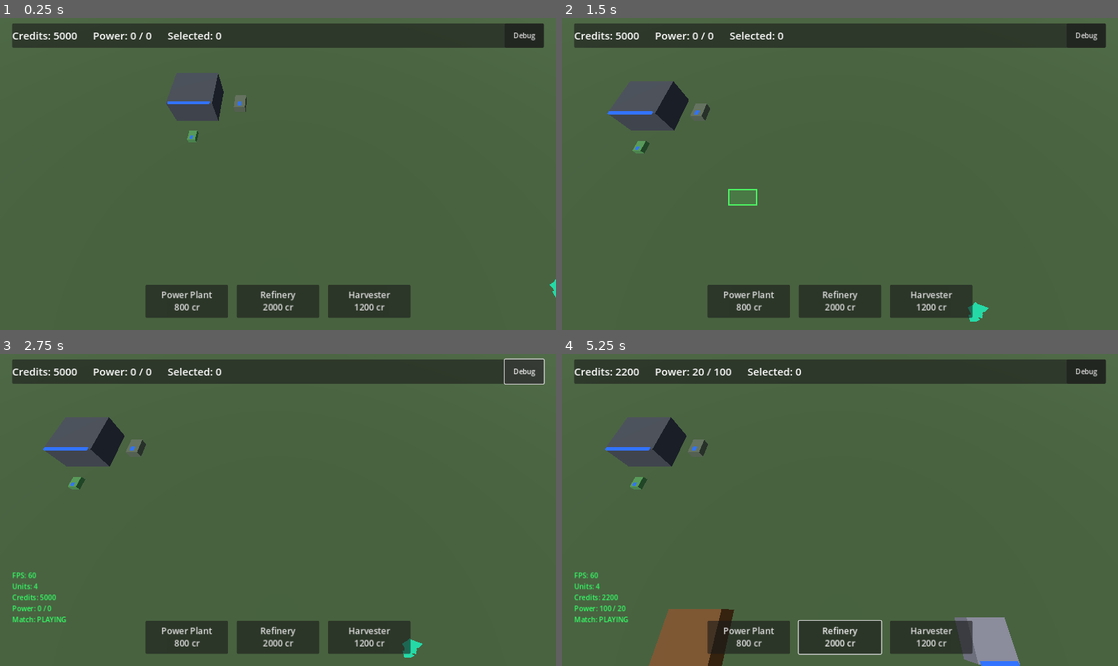
Above: before the commit, frames 1-4 (two rows, left to right).
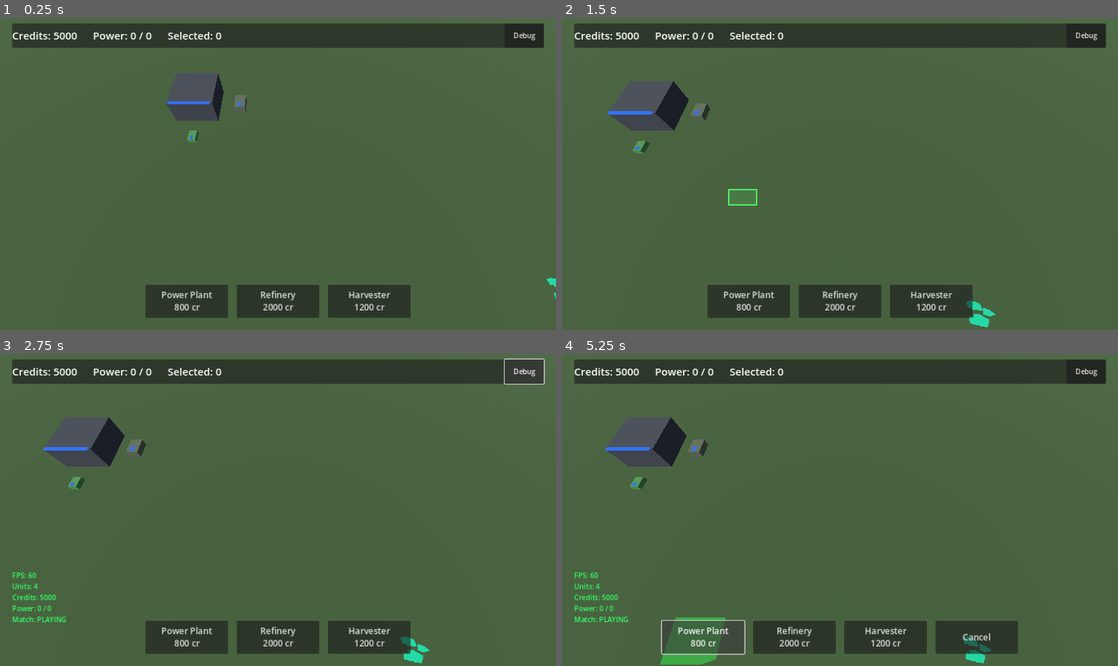
Above: after the commit, the same moments.

Repository: xionams/operation-midnight
Game: Godot game, scene res://main.tscn
Same seed, same stepped clock (60 frames per second), same inputs: the game is played once before the commit and once after it.
Inputs (mouse positions are in pixels of both pictures, inside the frame that each line leads up to):
- Up to frame 1 (0.25 s): no input
- Up to frame 2 (1.5 s): tap Enter at 0.5 s; move the mouse to (962, 158) at 0.52 s; hold D (move_right) 0.53-1.25 s; click (962, 158) at 0.67 s; drag from (728, 189) to (812, 236) at 1.27 s
- Up to frame 3 (2.75 s): click "Debug" at 2 s
- Up to frame 4 (5.25 s): click "Power Plant 800 cr" at 2.75 s; click "Cancel" at 3.5 s; click "Refinery 2000 cr" at 4.25 s; click "Power Plant 800 cr" at 5 s

The runs differ from the first frame. In frame 1, less than 0.1% of the frame differs, in the area x 98-100%, y 83-90%; in frame 2, 0.2%; in frame 3, 0.2%; in frame 4, 5.6%, in the area x 6-83%, y 4-100%.

Commit message:
Stop the Cancel button from placing the building it should abort
BuildingPlacer handled clicks in _input, which runs ahead of the GUI, so
while a placement was active every press was consumed before any HUD
button could see it. Clicking Cancel therefore ran _try_confirm against
the ground under the button: the placement ended, so it looked like
Cancel had worked, but a building had been placed and its cost charged.
The same applied to every other HUD control during placement.

Move click handling to _unhandled_input so the HUD gets first refusal,
and keep only pointer tracking in _input so the ghost still follows the
cursor across the HUD. Placement ordering is preserved - BuildingPlacer
still consumes the click ahead of SelectionManager and RTSCamera.

Adds tests/input_smoke_test.tscn, which drives the real HUD, selection
and placement paths with synthetic input. It caught this bug and covers
build-button placement, cancel, credit deduction, click-select,
box-select and move orders. Run it with:
  godot --path . res://tests/input_smoke_test.tscn

Co-Authored-By: Claude Opus 5 <noreply@anthropic.com>

Diff:
--- a/scripts/buildings/building_placer.gd
+++ b/scripts/buildings/building_placer.gd
@@ -64,6 +64,11 @@
 	add_child(_ghost)
 
 func _input(event: InputEvent) -> void:
+	# Pointer tracking only, so the ghost keeps following the cursor even
+	# as it crosses the HUD. Clicks are deliberately NOT handled here:
+	# _input runs ahead of the GUI, so confirming here would swallow every
+	# press aimed at a HUD button — including Cancel, which would then
+	# quietly place the building and charge for it instead of aborting.
 	if event is InputEventMouseMotion:
 		_pointer_pos = (event as InputEventMouseMotion).position
 	elif event is InputEventScreenDrag:
@@ -71,6 +76,7 @@
 	elif event is InputEventScreenTouch:
 		_pointer_pos = (event as InputEventScreenTouch).position
 
+func _unhandled_input(event: InputEvent) -> void:
 	if active_stats == null:
 		return
 
--- /dev/null
+++ b/tests/input_smoke_test.gd
@@ -0,0 +1,149 @@
+extends Node
+
+## Temporary harness: drives the real HUD/selection/placement paths with
+## synthetic input events. Not part of the game. Lives as a child of an
+## instanced main.tscn so current_scene is genuinely the game scene.
+
+var _main: Node3D
+var _placer: BuildingPlacer
+var _hud: CanvasLayer
+var _fails: Array = []
+
+func _ready() -> void:
+	_main = get_parent()
+	await get_tree().process_frame
+	await get_tree().process_frame
+	print("TEST| current_scene=", get_tree().current_scene.name,
+		" navregion_reachable=", get_tree().current_scene.get_node_or_null("Level/NavRegion") != null)
+	_placer = _main.get_node("BuildingPlacer")
+	_hud = _main.get_node("HUD")
+	await _run()
+	print("TEST| ---- %d failure(s) ----" % _fails.size())
+	for f in _fails:
+		print("TEST| FAIL ", f)
+	print("TEST| DONE")
+	get_tree().quit()
+
+func _check(name: String, cond: bool, detail: String = "") -> void:
+	print("TEST| %-42s %s %s" % [name, "PASS" if cond else "FAIL", detail])
+	if not cond:
+		_fails.append(name + " " + detail)
+
+func _find_button(prefix: String) -> Button:
+	var stack: Array = [_hud]
+	while not stack.is_empty():
+		var n = stack.pop_back()
+		if n is Button and (n as Button).text.begins_with(prefix):
+			return n
+		for c in n.get_children():
+			stack.append(c)
+	return null
+
+func _move(pos: Vector2) -> void:
+	var mm := InputEventMouseMotion.new()
+	mm.position = pos
+	mm.global_position = pos
+	Input.parse_input_event(mm)
+	await get_tree().process_frame
+
+func _click(pos: Vector2) -> void:
+	await _move(pos)
+	for pressed in [true, false]:
+		var e := InputEventMouseButton.new()
+		e.button_index = MOUSE_BUTTON_LEFT
+		e.pressed = pressed
+		e.position = pos
+		e.global_position = pos
+		Input.parse_input_event(e)
+		await get_tree().process_frame
+		await get_tree().process_frame
+
+func _drag(a: Vector2, b: Vector2) -> void:
+	await _move(a)
+	var d := InputEventMouseButton.new()
+	d.button_index = MOUSE_BUTTON_LEFT; d.pressed = true; d.position = a; d.global_position = a
+	Input.parse_input_event(d)
+	await get_tree().process_frame
+	await _move(a.lerp(b, 0.5))
+	await _move(b)
+	var u := InputEventMouseButton.new()
+	u.button_index = MOUSE_BUTTON_LEFT; u.pressed = false; u.position = b; u.global_position = b
+	Input.parse_input_event(u)
+	await get_tree().process_frame
+	await get_tree().process_frame
+
+func _screen_of(node: Node3D) -> Vector2:
+	var cam := get_tree().get_first_node_in_group("rts_camera") as Camera3D
+	return cam.unproject_position(node.global_position)
+
+func _run() -> void:
+	var power_btn := _find_button("Power Plant")
+	_check("HUD build button exists", power_btn != null)
+	if power_btn == null:
+		return
+
+	# --- 1. build button starts placement ---
+	await _click(power_btn.get_global_rect().get_center())
+	_check("Build button starts placement", _placer.is_placing())
+
+	# --- 2. cancel button while placing ---
+	var cancel_btn := _find_button("Cancel")
+	_check("Cancel button becomes visible", cancel_btn != null and cancel_btn.visible)
+	var buildings_before: int = get_tree().get_nodes_in_group("buildings").size()
+	var credits_before: int = GameState.credits
+	if cancel_btn != null:
+		await _click(cancel_btn.get_global_rect().get_center())
+	_check("Cancel button cancels placement", not _placer.is_placing(),
+		"(still placing after clicking Cancel)" if _placer.is_placing() else "")
+	var buildings_after: int = get_tree().get_nodes_in_group("buildings").size()
+	_check("Clicking Cancel did not place a building", buildings_after == buildings_before,
+		"(buildings %d -> %d, credits %d -> %d)" % [buildings_before, buildings_after, credits_before, GameState.credits])
+
+	_placer.cancel_placement()
+	await get_tree().process_frame
+
+	# --- 3. placement on valid ground ---
+	await _click(power_btn.get_global_rect().get_center())
+	var before_n: int = get_tree().get_nodes_in_group("buildings").size()
+	var before_cr: int = GameState.credits
+	await _click(Vector2(640, 300))
+	var after_n: int = get_tree().get_nodes_in_group("buildings").size()
+	_check("Click on ground places a building", after_n == before_n + 1,
+		"(%d -> %d)" % [before_n, after_n])
+	_check("Placement deducted credits", GameState.credits == before_cr - 800,
+		"(%d -> %d)" % [before_cr, GameState.credits])
+	_check("Placement ended after confirm", not _placer.is_placing())
+	_placer.cancel_placement()
+
+	# --- 4. unit selection by click ---
+	SelectionManager.clear_selection()
+	var units: Array = get_tree().get_nodes_in_group("player_units")
+	_check("Player units present", units.size() >= 2, "(%d)" % units.size())
+	if units.size() >= 1:
+		await _click(_screen_of(units[0]))
+		_check("Clicking a unit selects it", SelectionManager.selected_units.size() == 1,
+			"(%d selected)" % SelectionManager.selected_units.size())
+
+	# --- 5. box select ---
+	SelectionManager.clear_selection()
+	await get_tree().process_frame
+	if units.size() >= 2:
+		var p0 := _screen_of(units[0])
+		var p1 := _screen_of(units[1])
+		var pad := Vector2(70, 70)
+		await _drag(p0.min(p1) - pad, p0.max(p1) + pad)
+		_check("Box-select picks up both units", SelectionManager.selected_units.size() == 2,
+			"(%d selected)" % SelectionManager.selected_units.size())
+
+	# --- 6. move order ---
+	if not SelectionManager.selected_units.is_empty():
+		var u = SelectionManager.selected_units[0]
+		var start: Vector3 = u.global_position
+		var rc := InputEventMouseButton.new()
+		rc.button_index = MOUSE_BUTTON_RIGHT; rc.pressed = true
+		rc.position = Vector2(640, 380); rc.global_position = rc.position
+		Input.parse_input_event(rc)
+		for i in 90:
+			await get_tree().process_frame
+		_check("Right-click issues a move order", u.global_position.distance_to(start) > 1.0,
+			"(moved %.1f)" % u.global_position.distance_to(start))
--- /dev/null
+++ b/tests/input_smoke_test.tscn
@@ -0,0 +1,9 @@
+[gd_scene load_steps=3 format=3]
+
+[ext_resource type="PackedScene" path="res://main.tscn" id="1"]
+[ext_resource type="Script" path="res://tests/input_smoke_test.gd" id="2"]
+
+[node name="Main" instance=ExtResource("1")]
+
+[node name="Tester" type="Node" parent="."]
+script = ExtResource("2")
